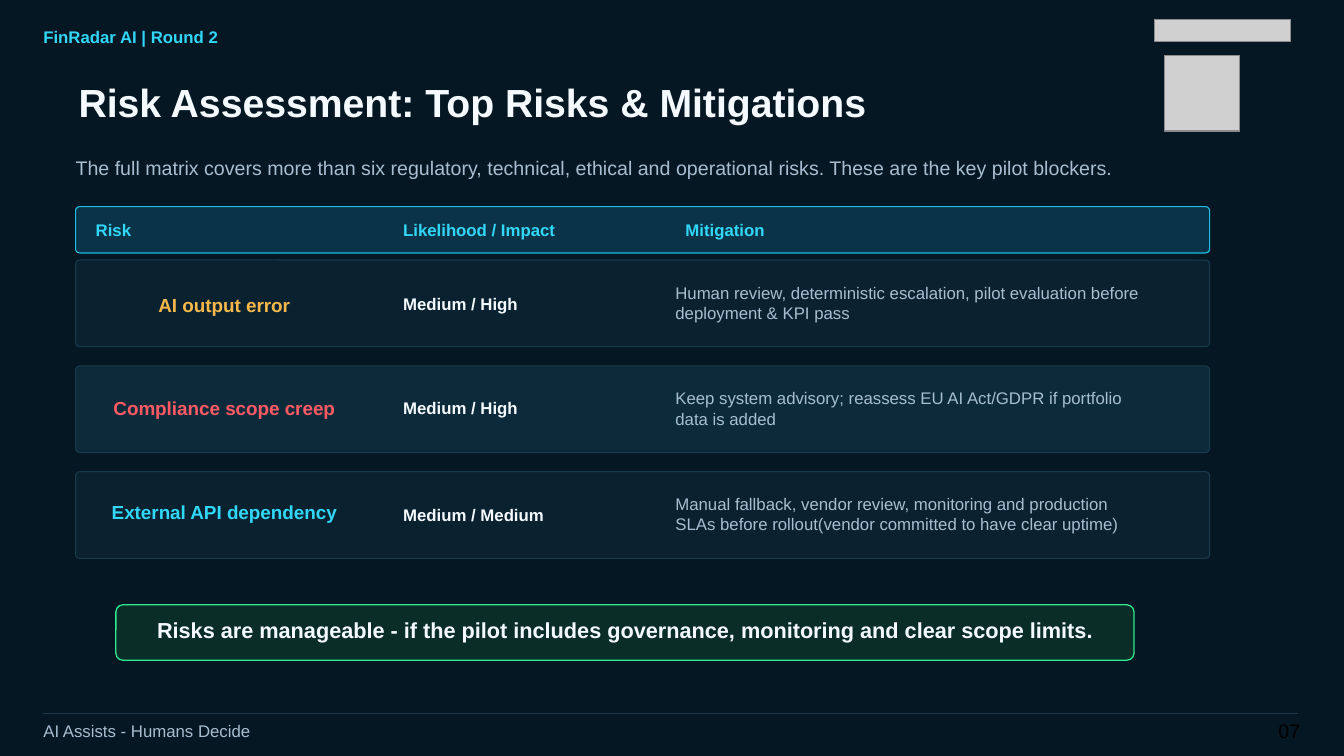
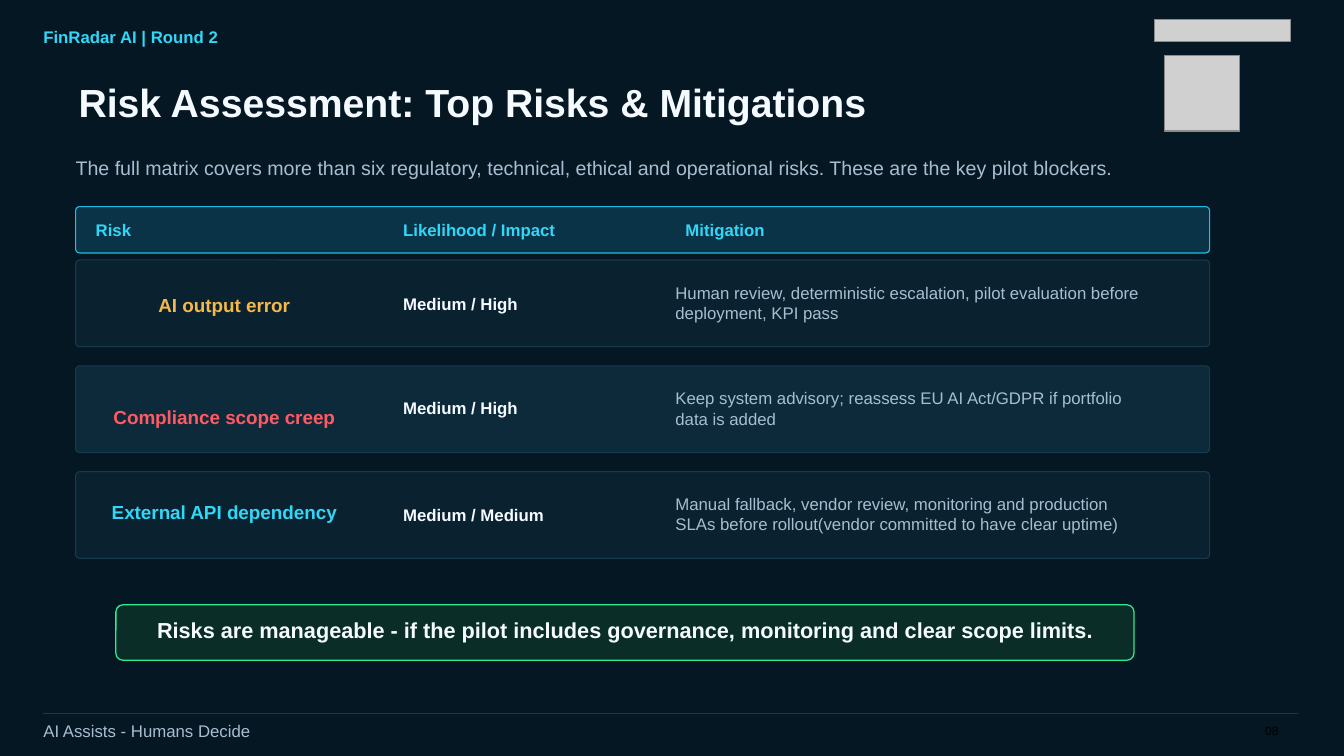
Before and after one commit to Parisa-QA/Capstone, a slide deck: slide 8 of presentation/FinRadar_AI_Round2_MVP_Parisa_Friday.pptx (slide 7 before the commit). Drawn at 1344x756 pixels with LibreOffice and Linux fonts; fonts in the diff are those of the drawing; grey boxes stand for pictures. Boxes give left, top, right and bottom in pixels: in the first picture for what was removed or moved away, otherwise in the second. Text is boxed around its words. In the diff, an @@ line names an element or a change of style, - is before the commit and + after.

```diff
--- a/presentation/FinRadar_AI_Round2_MVP_Parisa_Friday.pptx
+++ b/presentation/FinRadar_AI_Round2_MVP_Parisa_Friday.pptx
@@ text at (675, 287, 1139, 323): text changed @@
-Human review, deterministic escalation, pilot evaluation before deployment & KPI pass
+Human review, deterministic escalation, pilot evaluation before deployment, KPI pass
@@ text "Compliance scope creep": place and size @@
-text "Compliance scope creep" at (113, 401, 335, 419)
+text "Compliance scope creep" at (113, 410, 335, 428)
```
Also in this commit, not shown: 10 other slides changed, 1 slide added, 1 other file.
